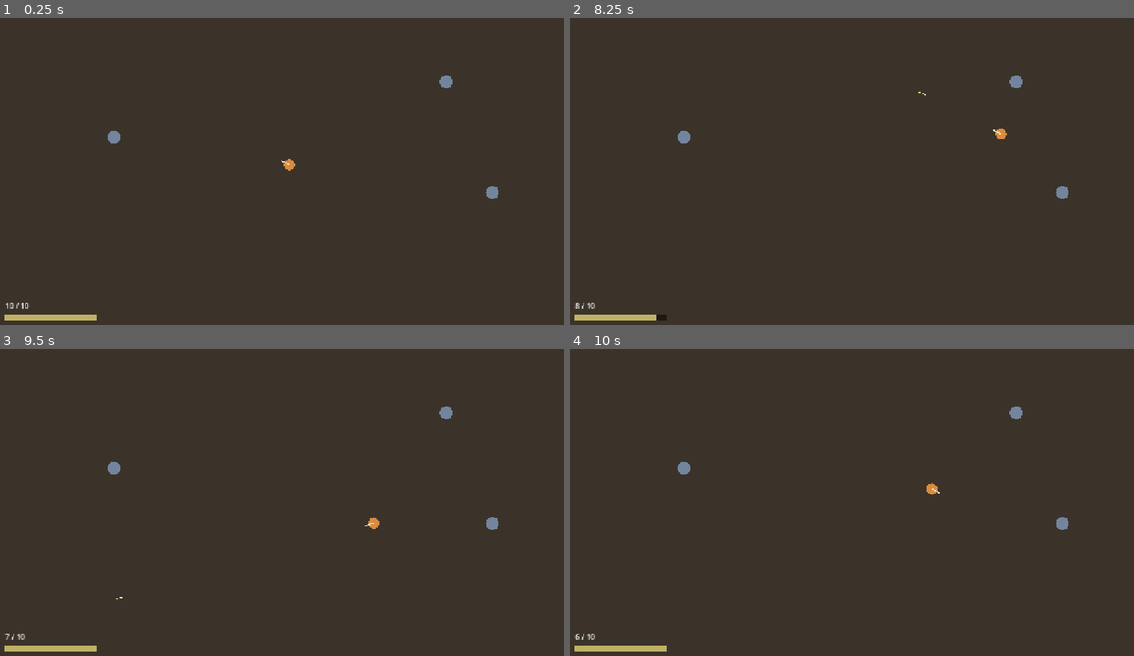
Above: before the commit, frames 1-4 (two rows, left to right).
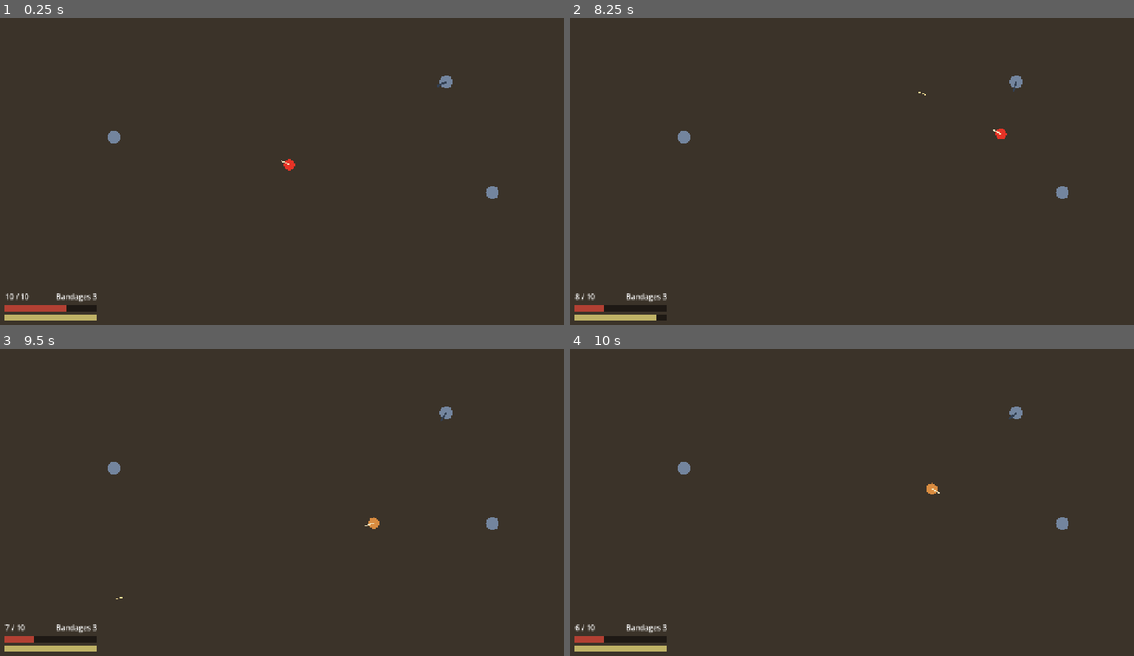
Above: after the commit, the same moments.

Repository: behrjoydroid/shell-shocked
Game: Godot game, scene res://world/main.tscn
Two runs of this game, one before a commit and one after it. Both use one fixed random seed, a clock stepped at 60 frames per second and the inputs below.
Inputs (mouse positions are in pixels of both pictures, inside the frame that each line leads up to):
- Up to frame 1 (0.25 s): no input
- Up to frame 2 (8.25 s): tap Enter at 0.5 s; move the mouse to (987, 146) at 0.52 s; hold D (move_right) 0.53-1.28 s; click (987, 146) at 0.6 s; tap B (bandage, bound only after the commit) at 0.8, 1.35, 2.3, 3.6, 5.1, 6.8, 7.35 s; move the mouse to (739, 180) at 1.27 s; hold S (move_down) 1.28-2.03 s; click (739, 180) at 1.55 s; move the mouse to (919, 91) at 2.02 s; hold D (move_right) 2.03-2.78 s; click (919, 91) at 2.1 s; move the mouse to (829, 229) at 2.77 s; hold W (move_up) 2.78-3.53 s; tap Shift (sprint) at 2.85 s; click (829, 229) at 3.05 s; move the mouse to (1038, 214) at 3.52 s; hold A (move_left) 3.53-5.03 s; tap R (reload) at 4.15 s; move the mouse to (682, 116) at 4.27 s; click (682, 116) at 4.35 s; move the mouse to (891, 165) at 5.02 s; hold S (move_down) 5.03-5.78 s; move the mouse to (773, 82) at 5.77 s; hold D (move_right) 5.78-6.53 s; click (773, 82) at 5.85 s; move the mouse to (987, 146) at 6.52 s; hold W (move_up) 6.53-7.28 s; hold Shift (sprint) 6.53-7.28 s; tap Space at 7.25 s; move the mouse to (739, 180) at 7.27 s; hold D (move_right) 7.28-8.03 s; click (739, 180) at 7.55 s; move the mouse to (919, 91) at 8.02 s; hold S (move_down) from 8.03 s (still down); click (919, 91) at 8.1 s
- Up to frame 3 (9.5 s): tap B (bandage, bound only after the commit) at 8.3, 8.85 s; move the mouse to (259, 560) at 8.77 s; release S (move_down) at 8.78 s; hold A (move_left) from 8.78 s (still down); click (259, 560) at 9.05 s
- Up to frame 4 (10 s): move the mouse to (1038, 545) at 9.52 s; release A (move_left) at 9.53 s; hold W (move_up) from 9.53 s (still down); click (1038, 545) at 9.6 s; tap B (bandage, bound only after the commit) at 9.8 s

The runs differ from the first frame. In frame 1, 0.6% of the frame differs, in the area x 0-80%, y 20-96%; in frame 2, 0.6%; in frame 3, 0.5%; in frame 4, 0.5%.

Commit message:
Add health, bandages, death and respawn, and a dummy that shoots back
M1 item 3. Bullets now hurt the soldier. Bandaging takes standing still and
is only used up when it finishes. Dying hides the body, then respawning at
the spawn point restores health, stamina, bandages and the magazine. One
dummy fires the real rifle so there is something to take damage from.

Co-Authored-By: Claude Opus 5.5 <noreply@anthropic.com>

Diff:
--- a/data/soldier.json
+++ b/data/soldier.json
@@ -6,5 +6,10 @@
 	"stamina_drain_per_sec": 20.0,
 	"stamina_regen_per_sec": 14.0,
 	"stamina_regen_delay": 0.8,
-	"stamina_recover_at": 25.0
+	"stamina_recover_at": 25.0,
+	"health_max": 100.0,
+	"bandages": 3,
+	"bandage_time": 3.0,
+	"bandage_heal": 40.0,
+	"respawn_delay": 5.0
 }
--- a/project.godot
+++ b/project.godot
@@ -88,6 +88,12 @@
 , Object(InputEventJoypadButton,"resource_local_to_scene":false,"resource_name":"","device":-1,"button_index":2,"pressure":0.0,"pressed":false,"script":null)
 ]
 }
+bandage={
+"deadzone": 0.5,
+"events": [Object(InputEventKey,"resource_local_to_scene":false,"resource_name":"","device":-1,"window_id":0,"alt_pressed":false,"shift_pressed":false,"ctrl_pressed":false,"meta_pressed":false,"pressed":false,"keycode":0,"physical_keycode":66,"key_label":0,"unicode":0,"location":0,"echo":false,"script":null)
+, Object(InputEventJoypadButton,"resource_local_to_scene":false,"resource_name":"","device":-1,"button_index":3,"pressure":0.0,"pressed":false,"script":null)
+]
+}
 
 [rendering]
 
--- a/ui/hud/hud.gd
+++ b/ui/hud/hud.gd
@@ -1,4 +1,4 @@
-# Placeholder HUD: a stamina bar and an ammo count.
+# Placeholder HUD: health and stamina bars, ammo and bandage counts, death message.
 extends CanvasLayer
 
 const STAMINA_COLOR := Color(0.75, 0.7, 0.4)
@@ -9,17 +9,24 @@
 @onready var _back: ColorRect = $StaminaBack
 @onready var _fill: ColorRect = $StaminaBack/StaminaFill
 @onready var _ammo: Label = $AmmoLabel
+@onready var _health_back: ColorRect = $HealthBack
+@onready var _health_fill: ColorRect = $HealthBack/HealthFill
+@onready var _bandages: Label = $BandageLabel
+@onready var _status: Label = $StatusLabel
 
 
 func _ready() -> void:
-	# A broken data/soldier.json leaves stamina_max at 0. Dividing by it here would
-	# log an error every frame and bury the one that names the bad file.
-	set_process(soldier.stamina_max > 0.0)
+	# A broken data/soldier.json leaves these at 0. Dividing by them here would log
+	# an error every frame and bury the one that names the bad file.
+	set_process(soldier.stamina_max > 0.0 and soldier.health_max > 0.0)
 
 
 func _process(_delta: float) -> void:
 	_fill.size.x = _back.size.x * soldier.stamina / soldier.stamina_max
 	_fill.color = EXHAUSTED_COLOR if soldier.exhausted else STAMINA_COLOR
+	_health_fill.size.x = _health_back.size.x * soldier.health / soldier.health_max
+	_bandages.text = "Bandaging" if soldier.bandaging else "Bandages %d" % soldier.bandages
+	_status.text = "" if soldier.alive else "You died. Respawning in %d" % ceili(soldier.respawn_left)
 	var weapon: Node = soldier.weapon
 	if weapon.reloading:
 		_ammo.text = "Reloading"
--- a/ui/hud/hud.tscn
+++ b/ui/hud/hud.tscn
@@ -18,8 +18,35 @@
 offset_bottom = 12.0
 mouse_filter = 2
 
+[node name="HealthBack" type="ColorRect" parent="."]
+offset_left = 24.0
+offset_top = 664.0
+offset_right = 224.0
+offset_bottom = 680.0
+mouse_filter = 2
+color = Color(0.12, 0.1, 0.08, 1)
+
+[node name="HealthFill" type="ColorRect" parent="HealthBack"]
+offset_right = 200.0
+offset_bottom = 16.0
+mouse_filter = 2
+color = Color(0.7, 0.25, 0.2, 1)
+
 [node name="AmmoLabel" type="Label" parent="."]
 offset_left = 24.0
-offset_top = 654.0
-offset_right = 224.0
-offset_bottom = 680.0
+offset_top = 634.0
+offset_right = 134.0
+offset_bottom = 660.0
+
+[node name="BandageLabel" type="Label" parent="."]
+offset_left = 134.0
+offset_top = 634.0
+offset_right = 264.0
+offset_bottom = 660.0
+
+[node name="StatusLabel" type="Label" parent="."]
+offset_top = 300.0
+offset_right = 1280.0
+offset_bottom = 342.0
+theme_override_font_sizes/font_size = 28
+horizontal_alignment = 1
--- a/world/main.tscn
+++ b/world/main.tscn
@@ -1,16 +1,21 @@
-[gd_scene load_steps=4 format=3]
+[gd_scene load_steps=5 format=3]
 
 [ext_resource type="PackedScene" path="res://world/soldier/soldier.tscn" id="1_soldier"]
 [ext_resource type="PackedScene" path="res://ui/hud/hud.tscn" id="2_hud"]
 [ext_resource type="PackedScene" path="res://world/structures/dummy.tscn" id="3_dummy"]
+[ext_resource type="PackedScene" path="res://world/structures/firing_dummy.tscn" id="4_firing_dummy"]
 
 [node name="Main" type="Node2D"]
+
+[node name="SpawnPoint" type="Marker2D" parent="." groups=["spawn_points"]]
+position = Vector2(640, 360)
 
 [node name="Soldier" parent="." instance=ExtResource("1_soldier")]
 position = Vector2(640, 360)
 
-[node name="DummyNorth" parent="." instance=ExtResource("3_dummy")]
+[node name="DummyNorth" parent="." node_paths=PackedStringArray("target") instance=ExtResource("4_firing_dummy")]
 position = Vector2(980, 180)
+target = NodePath("../Soldier")
 
 [node name="DummyEast" parent="." instance=ExtResource("3_dummy")]
 position = Vector2(1080, 420)
--- a/world/soldier/soldier.gd
+++ b/world/soldier/soldier.gd
@@ -6,15 +6,30 @@
 const RADIUS := 12.0
 const COLOR := Color(0.85, 0.55, 0.25)
 const FACING_COLOR := Color(0.95, 0.9, 0.75)
+const HURT_COLOR := Color(0.9, 0.2, 0.15)
+const HURT_FLASH_TIME := 0.12
 
 var stamina: float
 var stamina_max: float
 # Set when stamina runs out, and blocks sprinting until it recovers. Without this,
 # holding sprint at empty would flicker between sprinting and walking every frame.
 var exhausted := false
+var health: float
+var health_max: float
+var bandages: int
+var bandaging := false
+var alive := true
+var respawn_left := 0.0
 
 @onready var weapon: Node = $Weapon
+@onready var _collision: CollisionShape2D = $Collision
 
+var _bandages_carried: int
+var _bandage_time: float
+var _bandage_heal: float
+var _bandage_left := 0.0
+var _respawn_delay: float
+var _hurt_flash_left := 0.0
 var _walk_speed: float
 var _sprint_speed: float
 var _acceleration: float
@@ -37,6 +52,13 @@
 	_stamina_regen_delay = stats.stamina_regen_delay
 	_stamina_recover_at = stats.stamina_recover_at
 	stamina = stamina_max
+	health_max = stats.health_max
+	health = health_max
+	_bandages_carried = int(stats.bandages)
+	bandages = _bandages_carried
+	_bandage_time = stats.bandage_time
+	_bandage_heal = stats.bandage_heal
+	_respawn_delay = stats.respawn_delay
 
 
 func _input(event: InputEvent) -> void:
@@ -44,13 +66,28 @@
 		_aiming_with_stick = false
 
 
+func _process(delta: float) -> void:
+	if _hurt_flash_left > 0.0:
+		_hurt_flash_left -= delta
+		if _hurt_flash_left <= 0.0:
+			queue_redraw()
+
+
 func _physics_process(delta: float) -> void:
+	if not alive:
+		respawn_left -= delta
+		if respawn_left <= 0.0:
+			_respawn()
+		return
 	_update_aim()
-	if Input.is_action_just_pressed("fire"):
+	var firing := Input.is_action_just_pressed("fire")
+	var reloading := Input.is_action_just_pressed("reload")
+	if firing:
 		weapon.fire()
-	if Input.is_action_just_pressed("reload"):
+	if reloading:
 		weapon.reload()
 	var move := Input.get_vector("move_left", "move_right", "move_up", "move_down")
+	_update_bandage(delta, firing or reloading or move != Vector2.ZERO)
 	var sprinting := Input.is_action_pressed("sprint") and move != Vector2.ZERO and not exhausted
 	var target := move * (_sprint_speed if sprinting else _walk_speed)
 	velocity = velocity.move_toward(target, _acceleration * delta)
@@ -86,6 +123,56 @@
 			exhausted = false
 
 
+# Bandaging takes both hands and standing still: moving, firing or reloading cancels
+# it, and the bandage is only used up when it finishes. Taking a hit doesn't cancel it.
+func _update_bandage(delta: float, busy: bool) -> void:
+	if busy:
+		bandaging = false
+		return
+	if Input.is_action_just_pressed("bandage") and not bandaging and bandages > 0 \
+			and health < health_max and not weapon.reloading:
+		bandaging = true
+		_bandage_left = _bandage_time
+	if bandaging:
+		_bandage_left -= delta
+		if _bandage_left <= 0.0:
+			bandaging = false
+			bandages -= 1
+			health = minf(health + _bandage_heal, health_max)
+
+
+func take_hit(damage: float) -> void:
+	if not alive:
+		return
+	health = maxf(health - damage, 0.0)
+	_hurt_flash_left = HURT_FLASH_TIME
+	queue_redraw()
+	if health == 0.0:
+		_die()
+
+
+func _die() -> void:
+	alive = false
+	bandaging = false
+	respawn_left = _respawn_delay
+	velocity = Vector2.ZERO
+	visible = false
+	_collision.set_deferred("disabled", true)
+
+
+func _respawn() -> void:
+	alive = true
+	visible = true
+	_collision.set_deferred("disabled", false)
+	global_position = get_tree().get_first_node_in_group("spawn_points").global_position
+	health = health_max
+	stamina = stamina_max
+	exhausted = false
+	_regen_wait = 0.0
+	bandages = _bandages_carried
+	weapon.refill()
+
+
 func _draw() -> void:
-	draw_circle(Vector2.ZERO, RADIUS, COLOR)
+	draw_circle(Vector2.ZERO, RADIUS, HURT_COLOR if _hurt_flash_left > 0.0 else COLOR)
 	draw_line(Vector2.ZERO, Vector2(RADIUS + 8.0, 0.0), FACING_COLOR, 3.0)
--- a/world/soldier/weapon.gd
+++ b/world/soldier/weapon.gd
@@ -57,3 +57,9 @@
 		return
 	reloading = true
 	_reload_left = _reload_time
+
+
+func refill() -> void:
+	ammo = magazine_size
+	reloading = false
+	_cooldown = 0.0
--- /dev/null
+++ b/world/structures/firing_dummy.gd
@@ -0,0 +1,29 @@
+# A range dummy that shoots back with a real gun, so there's something to dodge,
+# take cover from and bandage after.
+extends "res://world/structures/dummy.gd"
+
+const FACING_COLOR := Color(0.2, 0.25, 0.32)
+
+@export var target: Node2D
+@export var fire_interval := 2.0
+
+var _shot_wait := 0.0
+
+@onready var _weapon: Node = $Weapon
+
+
+func _physics_process(delta: float) -> void:
+	if not target.alive:
+		return
+	rotation = (target.global_position - global_position).angle()
+	_shot_wait -= delta
+	if _weapon.ammo == 0:
+		_weapon.reload()
+	elif _shot_wait <= 0.0:
+		_shot_wait = fire_interval
+		_weapon.fire()
+
+
+func _draw() -> void:
+	super()
+	draw_line(Vector2.ZERO, Vector2(RADIUS + 8.0, 0.0), FACING_COLOR, 4.0)
--- /dev/null
+++ b/world/structures/firing_dummy.tscn
@@ -0,0 +1,16 @@
+[gd_scene load_steps=4 format=3]
+
+[ext_resource type="Script" path="res://world/structures/firing_dummy.gd" id="1_firing_dummy"]
+[ext_resource type="Script" path="res://world/soldier/weapon.gd" id="2_weapon"]
+
+[sub_resource type="CircleShape2D" id="CircleShape2D_body"]
+radius = 14.0
+
+[node name="FiringDummy" type="StaticBody2D"]
+script = ExtResource("1_firing_dummy")
+
+[node name="Collision" type="CollisionShape2D" parent="."]
+shape = SubResource("CircleShape2D_body")
+
+[node name="Weapon" type="Node" parent="."]
+script = ExtResource("2_weapon")
Not shown, added: world/structures/firing_dummy.gd.uid
Not shown, changed: LOG.md
Not shown, changed: MILESTONES.md
